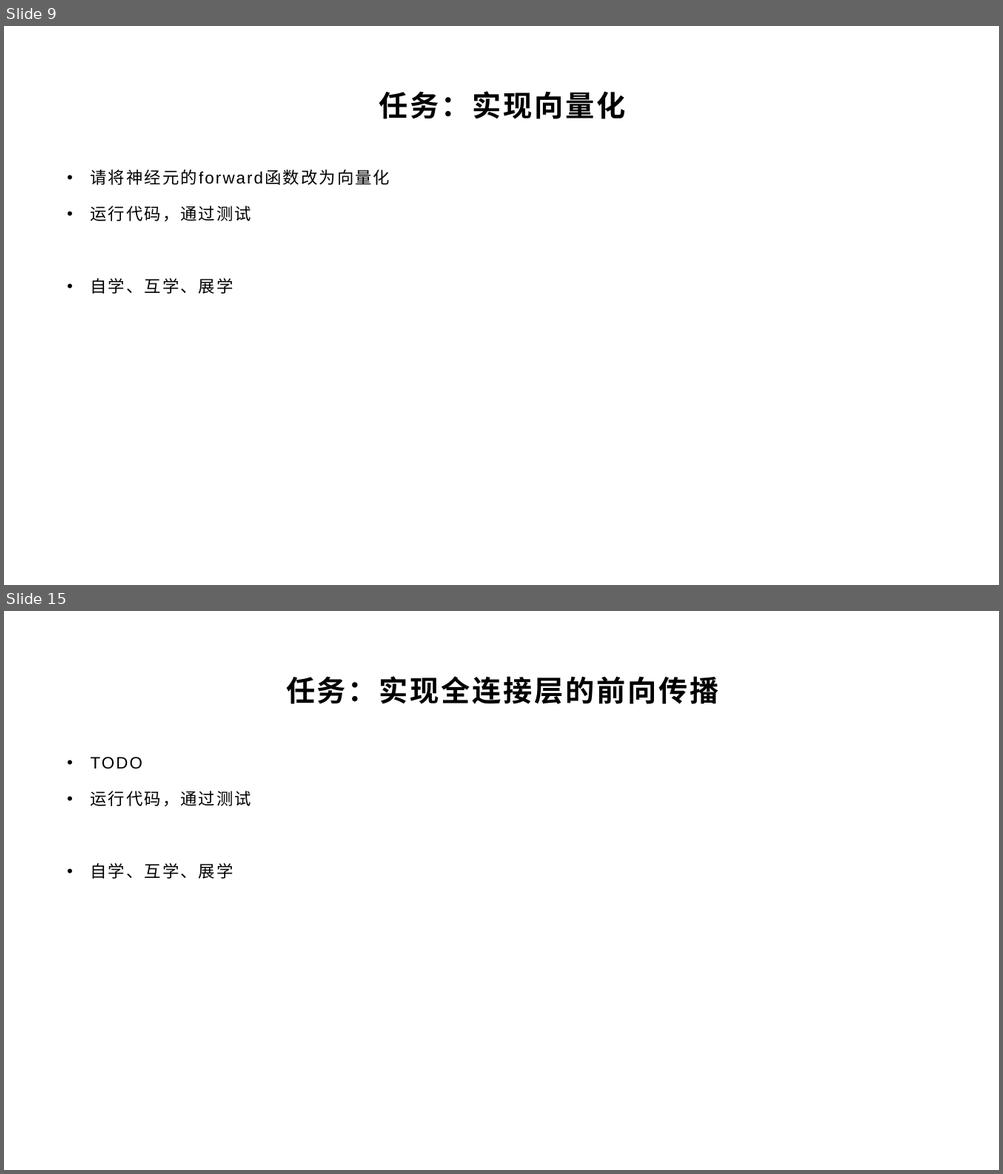
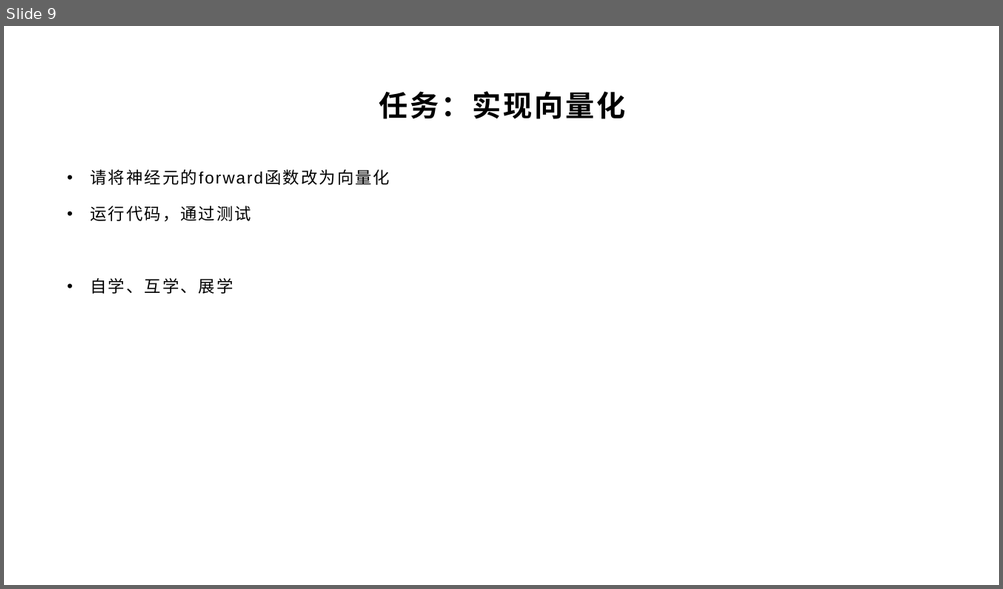
Before and after one commit to yyc-git/DeepLearningEdu, a slide deck: lessons/3_derivation/ppt/全连接层的前向和后向传播推导（上）.pptx. Shown one above the other, each under a label of ours: slides 9 and 15 before the commit, slide 9 after it; the slides between them are not shown. The pictures are 1003x1174 and 1003x589 pixels, drawn with LibreOffice and Linux fonts; fonts in the diff are those of the drawing; background and template pictures are left out. Boxes give left, top, right and bottom in pixels: in the first picture for what was removed or moved away, otherwise in the second. Text is boxed around its words. In the diff, an @@ line names an element or a change of style, - is before the commit and + after.

```diff
--- a/lessons/3_derivation/ppt/全连接层的前向和后向传播推导（上）.pptx
+++ b/lessons/3_derivation/ppt/全连接层的前向和后向传播推导（上）.pptx
@@ slide 15 removed at <box>4,611,999,1170</box>, background picture (left out) @@
@@ title removed at <box>286,676,718,704</box> @@
-任务：实现全连接层的前向传播
@@ text removed at <box>91,757,252,879</box> @@
-• TODO
-• 运行代码，通过测试
-• 自学、互学、展学
```
Also in this commit, not shown: 2 slides changed, 5 other slides removed, 26 other files.
